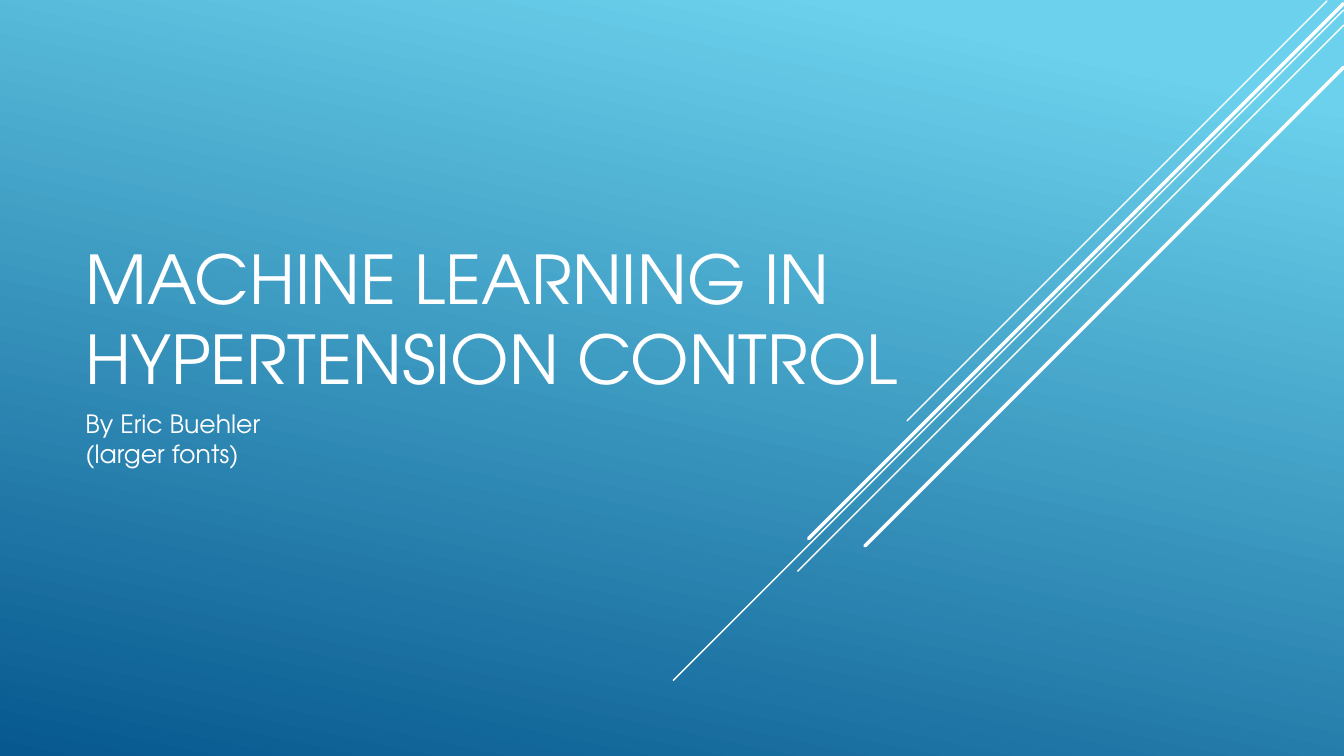
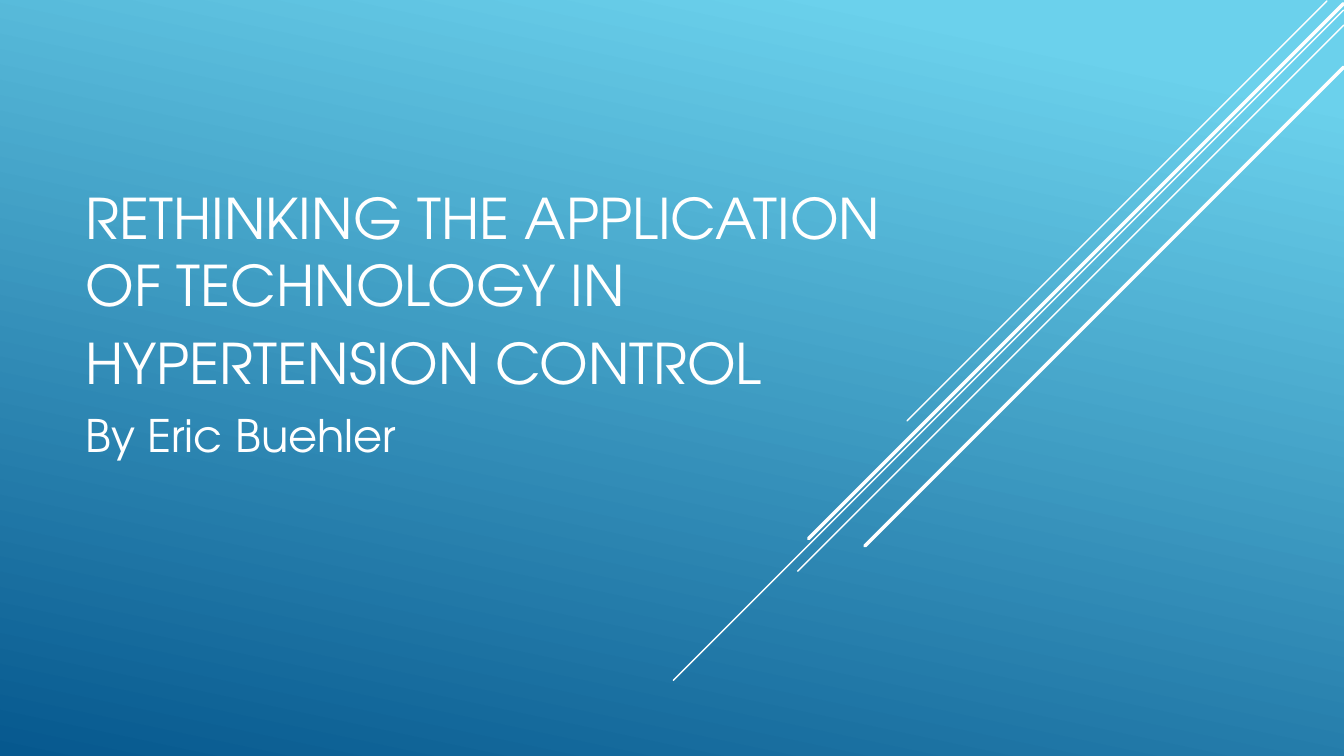
Before and after one commit to buehlere/senior-research, a slide deck: slide 1 of Presentation.pptx. Drawn at 1344x756 pixels with LibreOffice and Linux fonts; fonts in the diff are those of the drawing. Boxes give left, top, right and bottom in pixels: in the first picture for what was removed or moved away, otherwise in the second. Text is boxed around its words. In the diff, an @@ line names an element or a change of style, - is before the commit and + after.

```diff
--- a/Presentation.pptx
+++ b/Presentation.pptx
@@ title at <box>86,197,881,385</box>: text changed; size 48 to 40 pt @@
-MACHINE LEARNING IN HYPERTENSION CONTROL
+RETHINKING THE APPLICATION OF TECHNOLOGY IN HYPERTENSION CONTROL
@@ text at <box>85,419,396,461</box>: text changed; size 18 to 32 pt @@
-By Eric Buehler (larger fonts)
+By Eric Buehler
```
Also in this commit, not shown: 6 other slides changed, 11 slides added, 1 slide removed, 10 other files.
